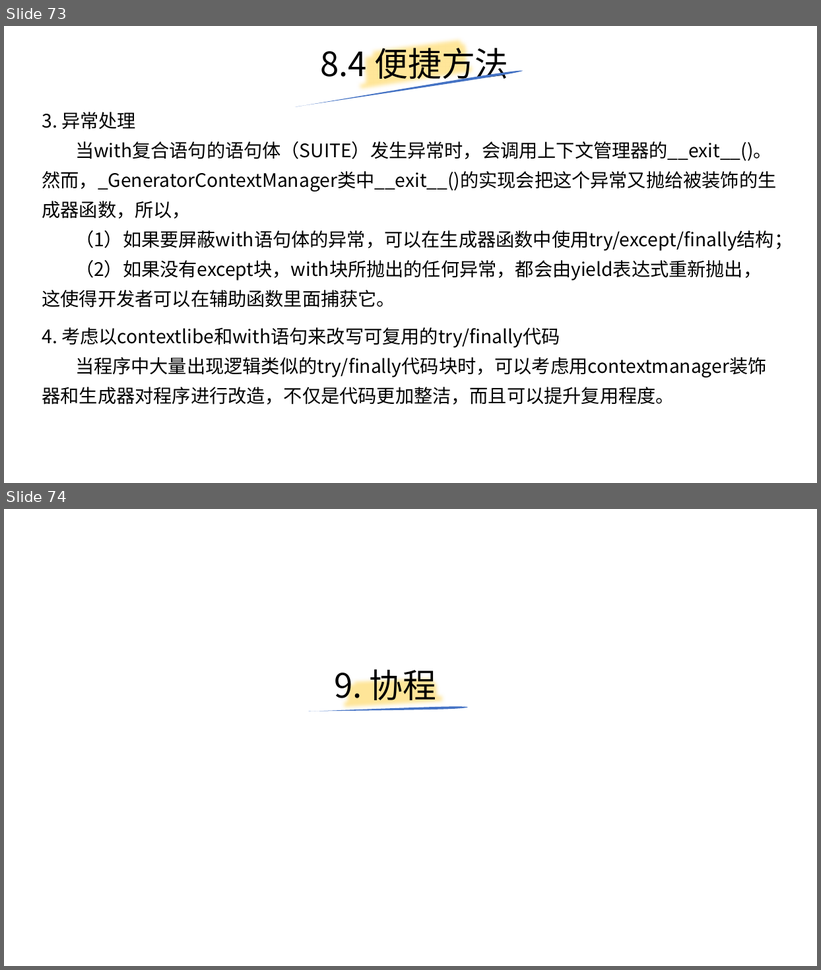
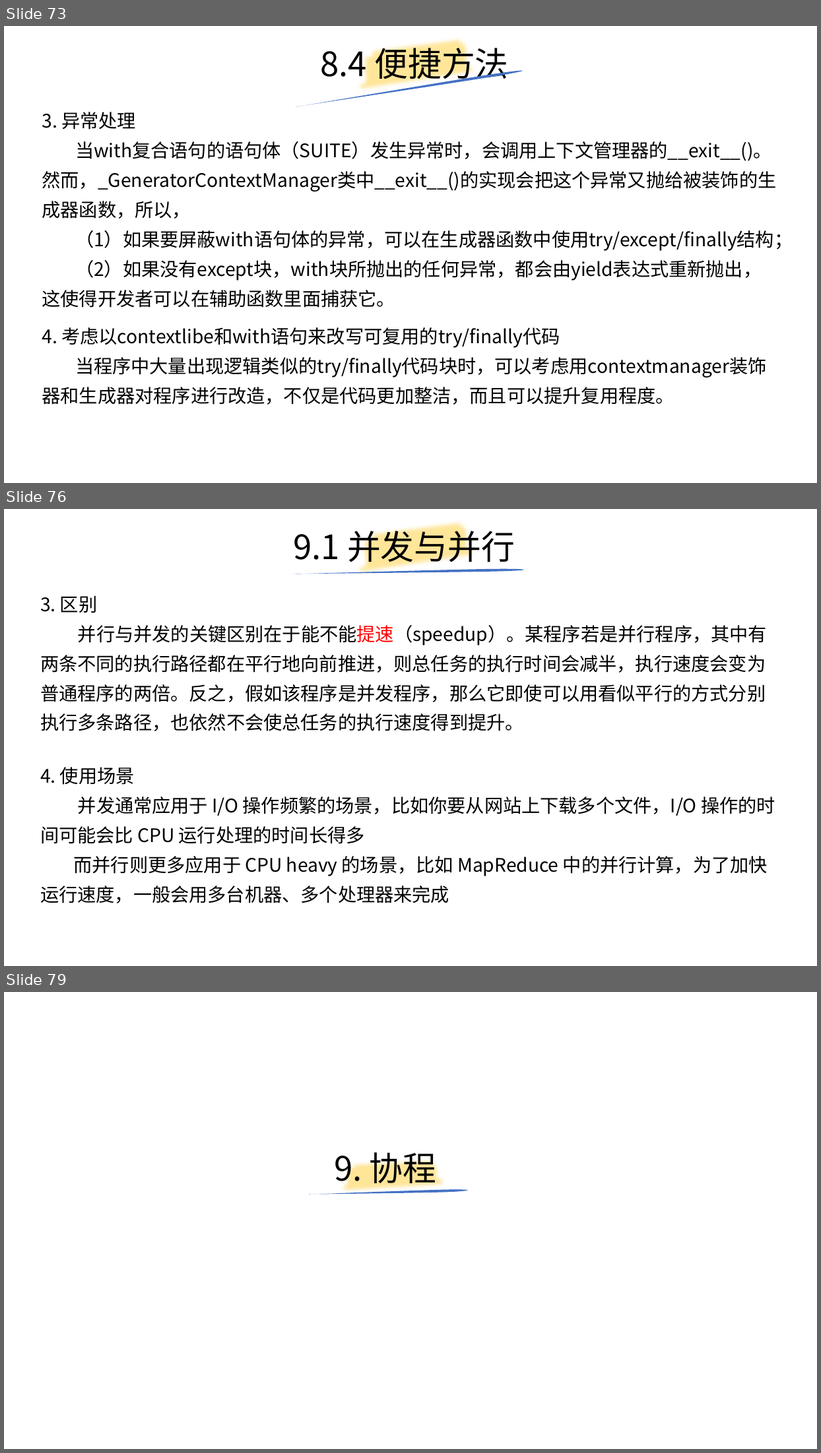
Before and after one commit to yiwenliu/CorePython, a slide deck: PPT/CorePython.pptx. Shown one above the other, each under a label of ours: slides 73 and 74 before the commit, slides 73, 76 and 79 after it; the slides between them are not shown. The pictures are 821x970 and 821x1453 pixels, drawn with LibreOffice and Linux fonts; fonts in the diff are those of the drawing. Boxes give left, top, right and bottom in pixels: in the first picture for what was removed or moved away, otherwise in the second. Text is boxed around its words. In the diff, an @@ line names an element or a change of style, - is before the commit and + after.

Commit message:
20210131

```diff
--- a/PPT/CorePython.pptx
+++ b/PPT/CorePython.pptx
@@ slide 76 added at (4, 509, 817, 966), background #FFFFFF @@
@@ title added at (293, 525, 515, 568), 39.6 pt, text #000000 @@
+9.1 并发与并行
@@ freeform shape added at (356, 509, 480, 590), outline #FFE699 16 pt @@
@@ freeform shape added at (294, 569, 524, 574), fill #4472C4 @@
@@ text added at (40, 595, 767, 731), 22 pt, text #000000 @@
+3. 区别
+并行与并发的关键区别在于能不能提速（speedup）。某程序若是并行程序，其中有两条不同的执行路径都在平行地向前推进，则总任务的执行时间会减半，执行速度会变为普通程序的两倍。反之，假如该程序是并发程序，那么它即使可以用看似平行的方式分别执行多条路径，也依然不会使总任务的执行速度得到提升。
@@ text added at (40, 767, 776, 904), 22 pt, text #000000 @@
+4. 使用场景
+并发通常应用于 I/O 操作频繁的场景，比如你要从网站上下载多个文件，I/O 操作的时间可能会比 CPU 运行处理的时间长得多
+而并行则更多应用于 CPU heavy 的场景，比如 MapReduce 中的并行计算，为了加快运行速度，一般会用多台机器、多个处理器来完成
@@ what was slide 74 is now slide 79 @@
```
Also in this commit, not shown: 4 other slides added.
